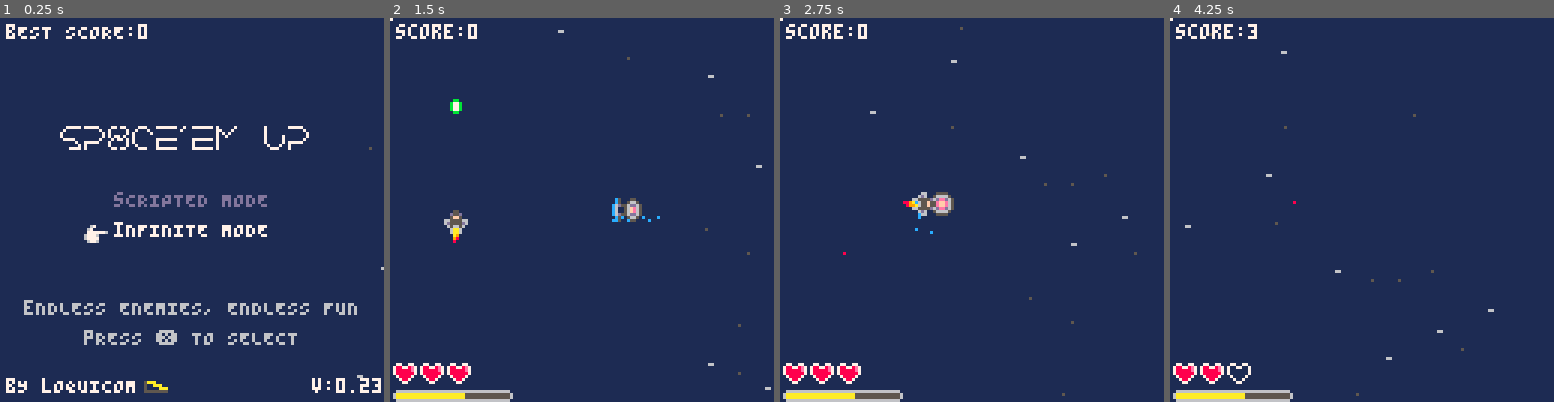
Above: before the commit, frames 1-4 (left to right).
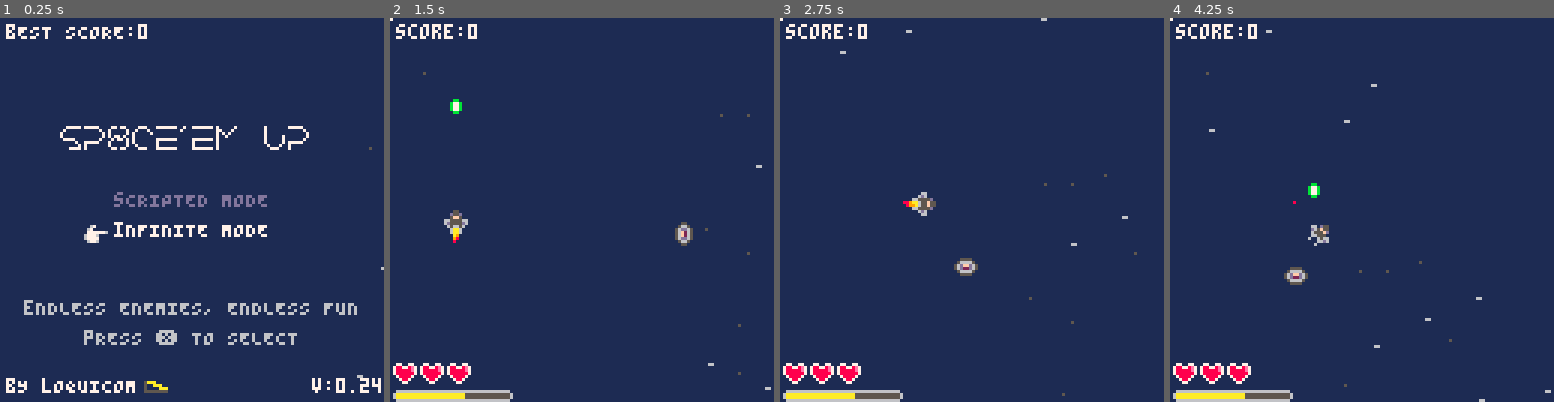
Above: after the commit, the same moments.

Repository: Loquicom/pico-8
Game: PICO-8 cartridge games/sp8ce-em-up.p8
The game is run twice, just before and just after one commit, with the same random seed, the same clock (stepped at 60 frames per second) and the same inputs.
Inputs:
- Up to frame 1 (0.25 s): no input
- Up to frame 2 (1.5 s): tap X (X key) at 0.33, 1.07 s; tap O (Z key) at 0.7 s
- Up to frame 3 (2.75 s): hold Right 1.6-2.1 s; tap O (Z key) at 1.7, 2.1, 2.5 s; tap X (X key) at 1.85 s; hold Up 2.15-2.42 s; hold Right from 2.47 s (still down)
- Up to frame 4 (4.25 s): tap O (Z key) every 0.4 s from 2.9 to 4.1 s; tap X (X key) at 2.97, 4.08 s; release Right at 3.03 s; hold Left 3.08-3.58 s; hold Down 3.63-3.97 s; hold Right from 4.02 s (still down)

The runs differ from the first frame. In frame 1, less than 0.1% of the frame differs, in the area x 96-99%, y 93-98%; in frame 2, 0.6%; in frame 3, 0.6%; in frame 4, 1.0%, in the area x 3-100%, y 2-100%.

Commit message:
Sp8ce-em-up v24

Diff:
--- a/games/sp8ce-em-up.p8
+++ b/games/sp8ce-em-up.p8
@@ -117,7 +117,7 @@
 	draw_foreground()
 	-- End specific
 	print("game over",44,44,7)
- 	print("your score:"..player.score,34,54,7)
+ 	print("your score:"..flr(player.score),34,54,7)
   	print("press ❎ to play again!",18,72,6)
 	print("press 🅾️ to return to the menu",5,80,6)
 end
@@ -127,7 +127,7 @@
 
 function init_constant()
 	cst = {
-		version = "0.23",
+		version = "0.24",
 		player = {
 			speed = {
 				base = 2,
@@ -533,7 +533,7 @@
 		sprite = cst.enemy[type].sprt,
 		show = true,
 		shield = {
-			left = true,
+			left = false,
 			down = false
 		}
 	}
@@ -551,7 +551,7 @@
 function manage_enemy()
 	-- Spawn first ennemy
 	if (enemies.spawn[1] == 0) then
-		spawn_enemy(3, 128, random(80,40))
+		spawn_enemy(1, 128, random(80,40))
 		enemies.spawn[1] += 1
 	-- When type3 is killed 5 time decread fire cd
 	elseif (enemies.kill[3] != 0 and enemies.kill[3] % 2 == 0) then
@@ -678,7 +678,7 @@
 
 function despawn_collectible(collectible)
 	if (collectible.sprite == cst.collectible.sprt.life) player.score += cst.player.life - player.life
-	if (collectible.sprite == cst.collectible.sprt.energy) player.energy += cst.player.energy - player.energy
+	if (collectible.sprite == cst.collectible.sprt.energy) player.score += cst.player.energy - player.energy
 	if (collectible.sprite == cst.collectible.sprt.power) player.score += cst.player.power - player.power
 	if (collectible.sprite == cst.collectible.sprt.speed) player.score += cst.player.speed.max - player.speed
 	if (collectible.sprite == cst.collectible.sprt.score) player.score += 1
